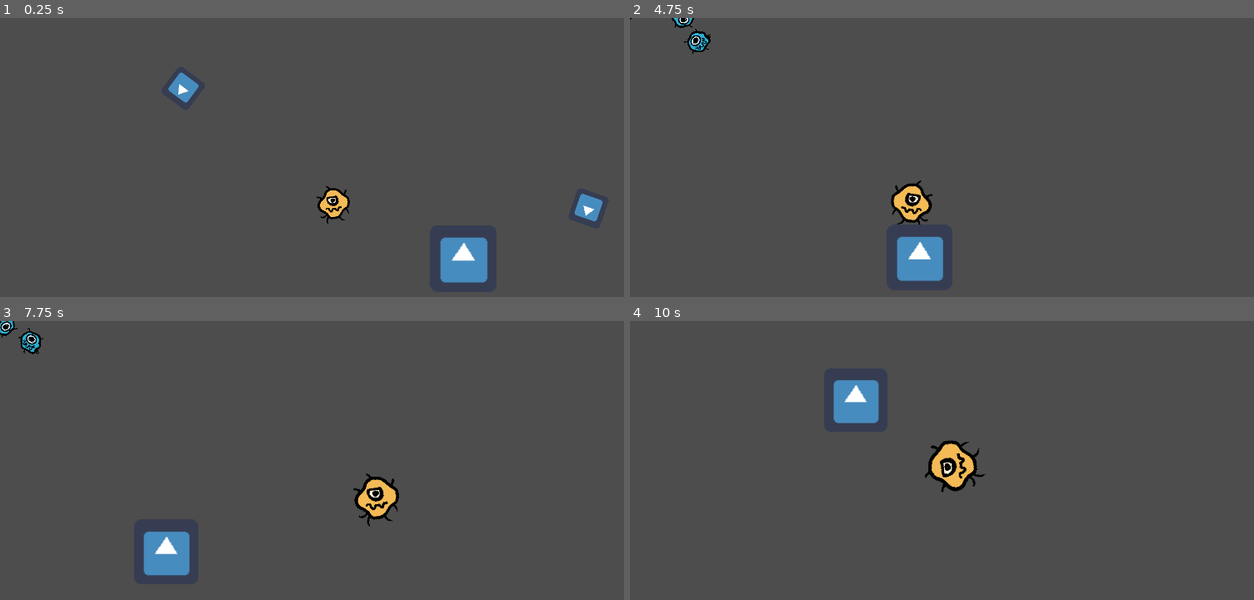
Above: before the commit, frames 1-4 (two rows, left to right).
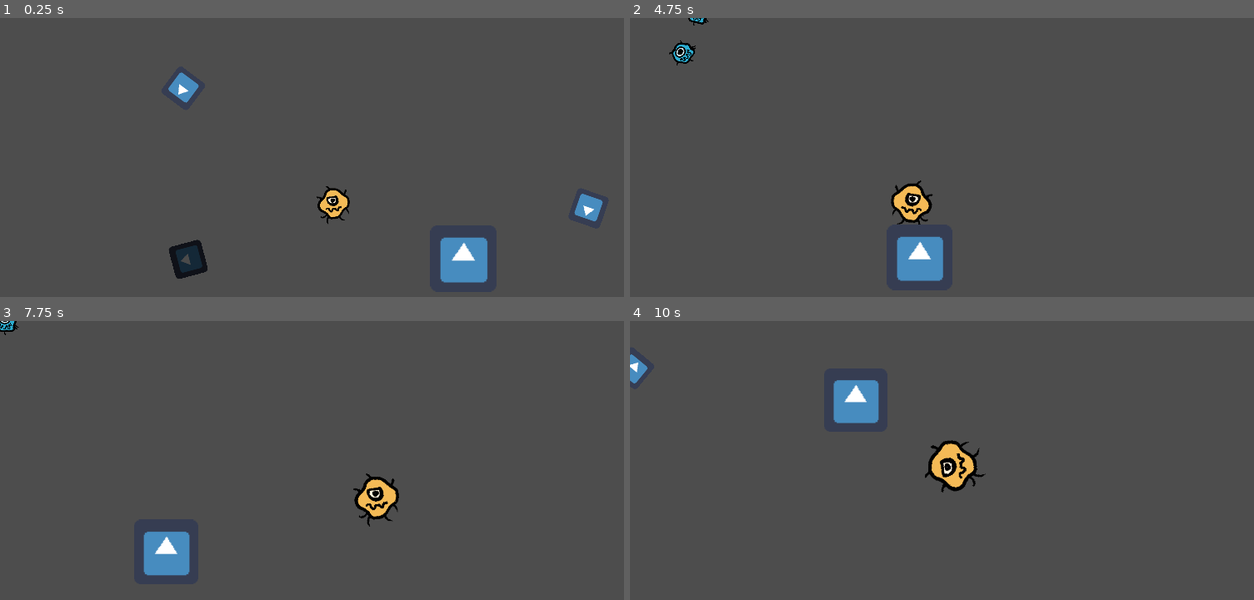
Above: after the commit, the same moments.

Repository: AlexPham0209/DishOut
Game: Godot game, scene res://src/Scenes/TestScene/PoisonTest.tscn
The game is run twice, just before and just after one commit, with the same random seed, the same clock (stepped at 60 frames per second) and the same inputs. The project has no main scene, so this scene is started directly. The engine's default icon, where the game draws it, is replaced by a stand-in: a white triangle on a blue panel in a dark square.
Inputs:
- Up to frame 1 (0.25 s): no input
- Up to frame 2 (4.75 s): hold D (Right) 0.53-1.28 s; tap Space (Interact) every 0.75 s from 0.6 to 4.35 s; hold S (Down) 1.28-2.03 s; hold D (Right) 2.03-2.78 s; hold W (Up) 2.78-3.53 s; hold A (Left) from 3.53 s (still down)
- Up to frame 3 (7.75 s): release A (Left) at 5.03 s; hold S (Down) 5.03-5.78 s; tap Space (Interact) every 0.75 s from 5.1 to 7.35 s; hold D (Right) 5.78-6.53 s; hold W (Up) 6.53-7.28 s; hold D (Right) from 7.28 s (still down)
- Up to frame 4 (10 s): release D (Right) at 8.03 s; hold S (Down) 8.03-8.78 s; tap Space (Interact) at 8.1, 8.85, 9.6 s; hold A (Left) 8.78-9.53 s; hold W (Up) from 9.53 s (still down)

The runs differ from the first frame. In frame 1, 0.6% of the frame differs, in the area x 27-34%, y 79-94%; in frame 2, 0.6%; in frame 3, 0.3%; in frame 4, 0.2%.

Commit message:
Added Spawner Type

Diff:
--- /dev/null
+++ b/src/Scenes/Enemy/Spawner.tscn
@@ -0,0 +1,12 @@
+[gd_scene load_steps=3 format=3 uid="uid://dni3h0123ehkk"]
+
+[ext_resource type="PackedScene" uid="uid://bqdpfstiq5rfb" path="res://src/Scenes/Enemy/Cell.tscn" id="1_7011t"]
+[ext_resource type="PackedScene" uid="uid://rdbuxekfhsk1" path="res://src/Scenes/SpawnTimer.tscn" id="2_sfx1n"]
+
+[node name="Spawner" instance=ExtResource("1_7011t")]
+
+[node name="Icon" parent="." index="0"]
+modulate = Color(0.288518, 0.288518, 0.288518, 1)
+
+[node name="SpawnTimer" parent="." index="3" instance=ExtResource("2_sfx1n")]
+wait_time = 2.0
--- /dev/null
+++ b/src/Scenes/SpawnTimer.tscn
@@ -0,0 +1,14 @@
+[gd_scene load_steps=5 format=3 uid="uid://rdbuxekfhsk1"]
+
+[ext_resource type="Script" path="res://src/Scripts/SpawnTimer.gd" id="1_at817"]
+[ext_resource type="PackedScene" uid="uid://5iaqrrp5m1ar" path="res://src/Scenes/Enemy/Chaser.tscn" id="2_5p66c"]
+[ext_resource type="PackedScene" uid="uid://cho6hfuheh6n0" path="res://src/Scenes/Enemy/Poisoner.tscn" id="3_ks8fj"]
+[ext_resource type="PackedScene" uid="uid://dcwe2fhdssqod" path="res://src/Scenes/Enemy/Fleer.tscn" id="4_u70u8"]
+
+[node name="SpawnTimer" type="Timer"]
+wait_time = 5.0
+autostart = true
+script = ExtResource("1_at817")
+enemies = Array[PackedScene]([ExtResource("2_5p66c"), ExtResource("3_ks8fj"), ExtResource("4_u70u8")])
+
+[connection signal="timeout" from="." to="." method="_on_timeout"]
--- a/src/Scenes/TestScene/FleerTest.tscn
+++ b/src/Scenes/TestScene/FleerTest.tscn
@@ -59,3 +59,6 @@
 offset_right = 640.0
 offset_bottom = 360.0
 color = Color(0, 0, 0, 1)
+
+[editable path="Enemies/Fleers/Fleer2"]
+[editable path="Enemies/Fleers/Fleer2/Sight"]
--- a/src/Scenes/TestScene/PoisonTest.tscn
+++ b/src/Scenes/TestScene/PoisonTest.tscn
@@ -7,6 +7,7 @@
 [ext_resource type="PackedScene" uid="uid://c0utwiykrhy5g" path="res://src/Scenes/Amoeba.tscn" id="5_oan0j"]
 [ext_resource type="Texture2D" uid="uid://c8022nv1f3loo" path="res://icon.png" id="6_g5vbd"]
 [ext_resource type="PackedScene" uid="uid://uv30qc2qalff" path="res://src/Scenes/Enemy/Splitter.tscn" id="7_bied1"]
+[ext_resource type="PackedScene" uid="uid://dni3h0123ehkk" path="res://src/Scenes/Enemy/Spawner.tscn" id="8_1bij4"]
 
 [node name="PoisonTest" type="Node2D"]
 
@@ -31,4 +32,7 @@
 [node name="Splitter" parent="." instance=ExtResource("7_bied1")]
 position = Vector2(58, 43)
 
+[node name="Spawner" parent="." instance=ExtResource("8_1bij4")]
+position = Vector2(56, 212)
+
 [editable path="Cell"]
--- a/src/Scripts/Enemy.gd
+++ b/src/Scripts/Enemy.gd
@@ -21,7 +21,7 @@
 	self.scale = start_scale + (Vector2(growth, growth) * growth_rate)
 
 func _process(delta: float) -> void:
-	if player != null and player.growth >= self.growth:
+	if player != null and player.growth >= self.growth and not is_invincible:
 		eaten.emit()
 		state_machine.transition_to("Death", {})
 
@@ -38,9 +38,7 @@
 
 func start_invinciblity(time : float):
 	is_invincible = true
-	print("invincible")
 	invincibility_tween = create_tween()
 	invincibility_tween.tween_property(self, "is_invincible", false, time)
 	invincibility_tween.play()
 	await invincibility_tween.finished
-	print("normal :(")
--- a/src/Scripts/Sight.gd
+++ b/src/Scripts/Sight.gd
@@ -20,7 +20,9 @@
 		return
 
 	var player : Amoeba = area.get_parent()
-	player.notify_cells.disconnect(initiate_chase)
+
+	if player.notify_cells.is_connected(initiate_chase):
+		player.notify_cells.disconnect(initiate_chase)
 	state_machine.transition_to("Roaming", {})
 
 
--- /dev/null
+++ b/src/Scripts/SpawnTimer.gd
@@ -0,0 +1,11 @@
+extends Timer
+
+@export var enemies : Array[PackedScene]
+@export var distance : int
+
+func _on_timeout() -> void:
+	var i = randi() % enemies.size()
+	var instance = enemies[i].instantiate() as Cell
+	instance.global_position = owner.global_position + Vector2(randf_range(-distance, distance), randf_range(-distance, distance))
+	get_tree().current_scene.add_child(instance)
+	instance.start_invinciblity(3)
--- a/src/Scripts/States/SplitState.gd
+++ b/src/Scripts/States/SplitState.gd
@@ -9,6 +9,6 @@
 		var instance = enemy.instantiate() as Cell
 		instance.global_position = owner.global_position + Vector2(randf_range(-distance, distance), randf_range(-distance, distance))
 		get_tree().current_scene.add_child(instance)
-		instance.state_machine.initial_state = "Fleeing"
+		instance.state_machine.transition_to("Fleeing", {})
 		instance.start_invinciblity(3)
 	owner.queue_free()
Not shown: 1 places in src/Scenes/TestScene/PoisonTest.tscn that only renumber resources
